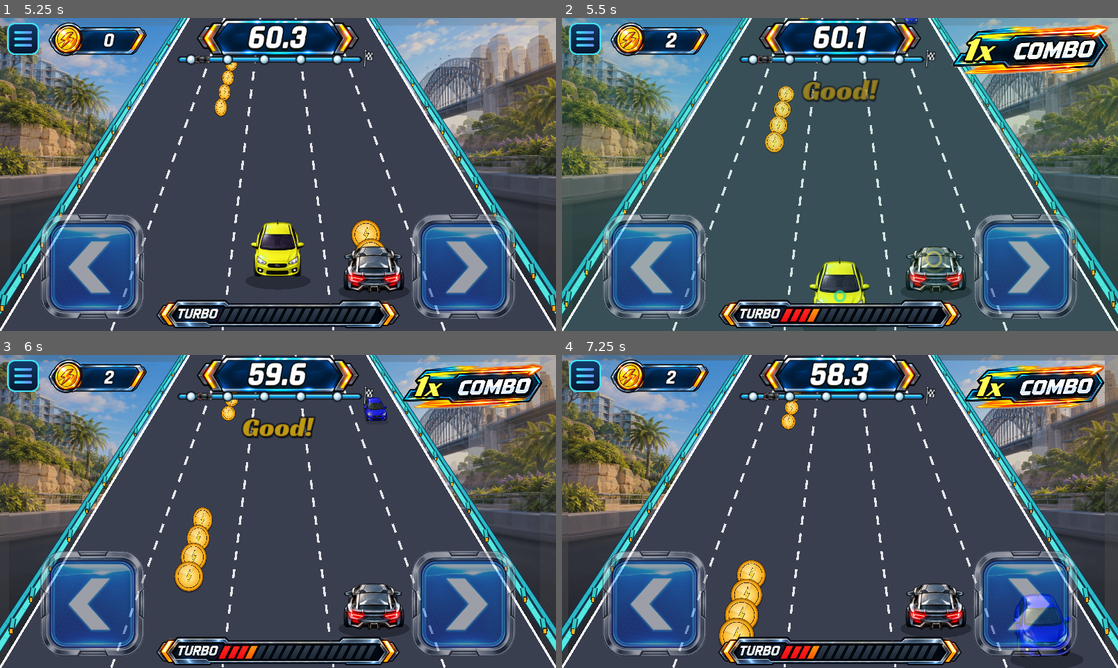
Above: before the commit, frames 1-4 (two rows, left to right).
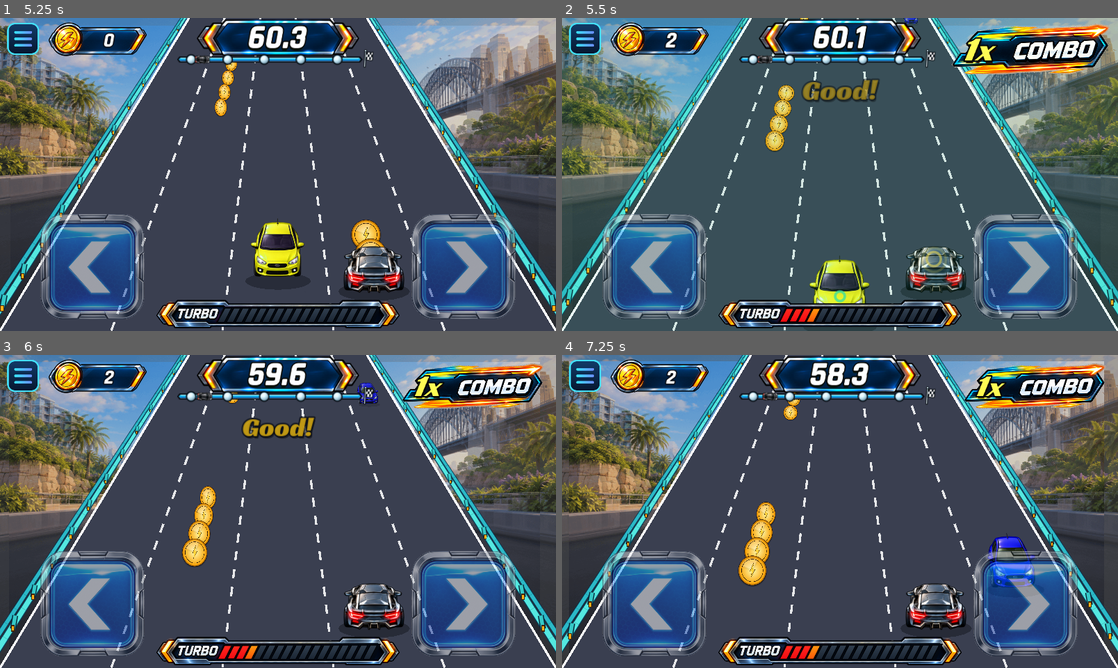
Above: after the commit, the same moments.

Repository: kjs8806/swerve
Game: Godot game, scene res://scenes/Main.tscn
Same seed, same stepped clock (60 frames per second), same inputs: the game is played once before the commit and once after it. Sound files missing from this copy of the repository are replaced by a short silence.
Inputs:
- Up to frame 1 (5.25 s): click "START RACE" at 0.5 s; tap Enter at 1.25, 1.35, 2.1, 2.85, 3.6, 4.35, 5.1 s; hold Right 1.28-2.78 s; tap Space at 1.52, 2.27, 3.77, 4.52 s; hold Left 2.78-5.03 s; hold Right from 5.03 s (still down)
- Up to frame 2 (5.5 s): keep holding Right; tap Space at 5.27 s
- Up to frame 3 (6 s): keep holding Right; tap Enter at 5.85 s
- Up to frame 4 (7.25 s): keep holding Right; tap Enter at 6.6 s; tap Space at 6.77 s

Frame 1 is identical in both runs. In frame 2, 1.4% of the frame differs, in the area x 0-100%, y 0-93%; in frame 3, 2.7%; in frame 4, 8.0%, in the area x 0-100%, y 0-97%.

Commit message:
Remove near-miss speed burst

Diff:
--- a/godot/scripts/Race.gd
+++ b/godot/scripts/Race.gd
@@ -17,7 +17,6 @@
 const COLLISION_PENALTY_MULT := 0.22
 const COLLISION_RECOVER_TIME := 1.7
 const BOOST_MULT := 1.28
-const BOOST_TIME := 1.4
 const TURBO_MULT := 1.9
 const TURBO_GAUGE_MAX := 100.0
 const TURBO_DURATION := 4.2
@@ -955,7 +954,6 @@
 		elif o["p"] >= PASS_AT:
 			o["resolved"] = true
 			if o["dodged"] or o["was_near"]:
-				boost_t = BOOST_TIME
 				combo += 1
 				best_combo = maxi(best_combo, combo)
 				near_miss_flash = NEAR_MISS_FLASH_DURATION
